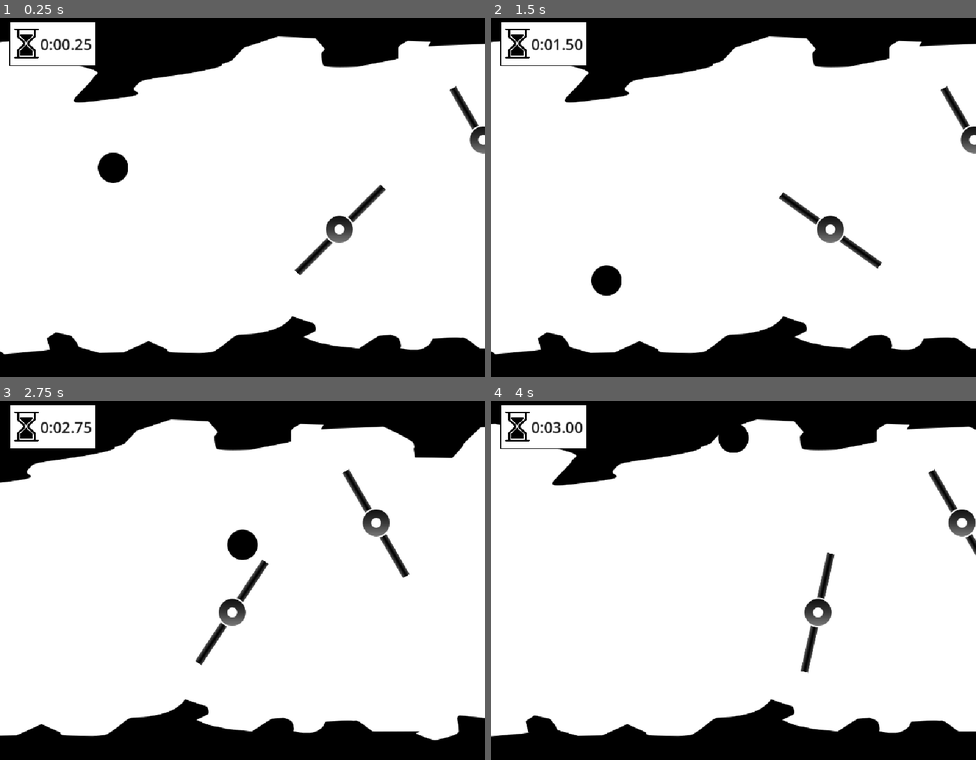
Above: before the commit, frames 1-4 (two rows, left to right).
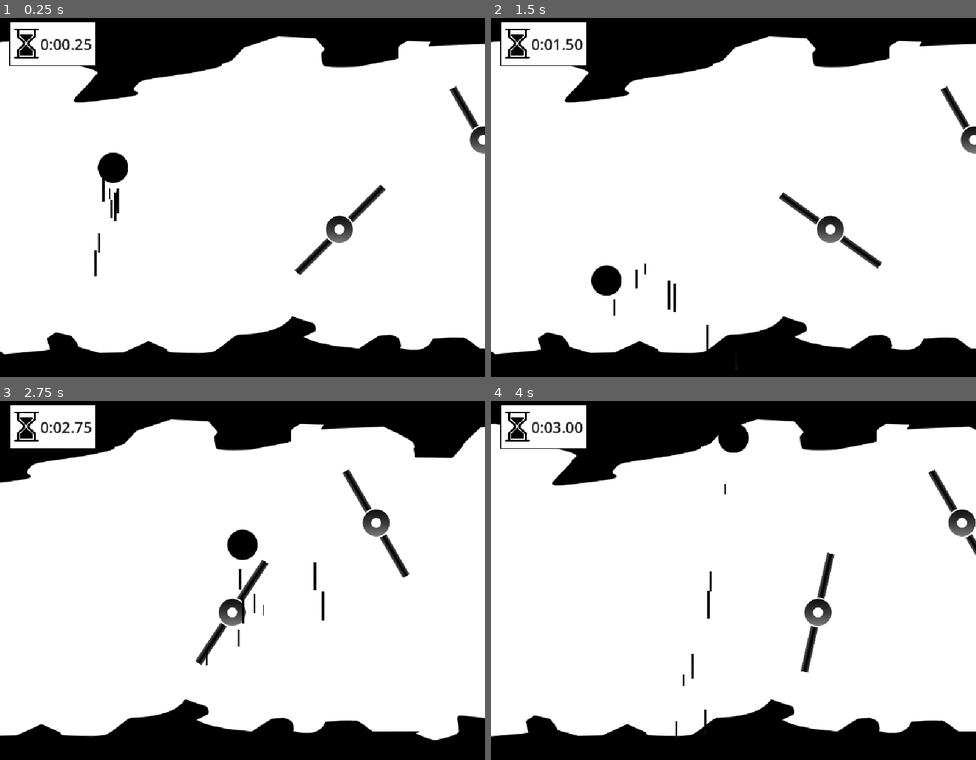
Above: after the commit, the same moments.

Repository: animastralis/trijam-ricochet
Game: Godot game, scene res://assets/world_new.tscn
Same seed, same stepped clock (60 frames per second), same inputs: the game is played once before the commit and once after it.
Inputs (mouse positions are in pixels of both pictures, inside the frame that each line leads up to):
- Up to frame 1 (0.25 s): no input
- Up to frame 2 (1.5 s): move the mouse to (840, 175) at 0.52 s; hold D (boost_right) 0.53-1.28 s; click (840, 175) at 0.67 s; move the mouse to (636, 211) at 1.27 s; hold S (boost_down) from 1.28 s (still down)
- Up to frame 3 (2.75 s): move the mouse to (291, 497) at 2.02 s; release S (boost_down) at 2.03 s; hold D (boost_right) from 2.03 s (still down)
- Up to frame 4 (4 s): move the mouse to (709, 652) at 2.77 s; release D (boost_right) at 2.78 s; hold W (boost_up) 2.78-3.53 s; click (709, 652) at 2.92 s; move the mouse to (879, 634) at 3.52 s; hold A (boost_left) from 3.53 s (still down)

The runs differ from the first frame. In frame 1, 0.2% of the frame differs, in the area x 19-25%, y 44-72%; in frame 2, 0.2%; in frame 3, 0.2%, in the area x 42-67%, y 44-74%; in frame 4, 0.2%.

Commit message:
ball_particle

Diff:
--- a/assets/ball.tscn
+++ b/assets/ball.tscn
@@ -2,6 +2,7 @@
 
 [ext_resource type="Texture2D" uid="uid://dcm54awbim4gu" path="res://assets/Ball.png" id="1_8kf32"]
 [ext_resource type="Script" uid="uid://o74mruit6hk2" path="res://assets/ball.gd" id="1_f8axv"]
+[ext_resource type="Texture2D" uid="uid://rsbt46lkgi4x" path="res://assets/dash_line.png" id="3_l30l0"]
 
 [sub_resource type="PhysicsMaterial" id="PhysicsMaterial_8kf32"]
 bounce = 1.0
@@ -161,6 +162,10 @@
 &"RESET": SubResource("Animation_w4qwd")
 }
 
+[sub_resource type="Curve" id="Curve_l2l23"]
+_data = [Vector2(0, 1), 0.0, 0.0, 0, 0, Vector2(1, 1), 0.0, 0.0, 0, 0]
+point_count = 2
+
 [node name="Ball" type="RigidBody2D" unique_id=1954331888]
 physics_material_override = SubResource("PhysicsMaterial_8kf32")
 lock_rotation = true
@@ -174,3 +179,24 @@
 
 [node name="AnimationPlayer" type="AnimationPlayer" parent="." unique_id=1825227115]
 libraries/ = SubResource("AnimationLibrary_wsu4s")
+
+[node name="CPUParticles2D" type="CPUParticles2D" parent="." unique_id=796261613]
+position = Vector2(0, 65)
+scale = Vector2(1.015, 1.015)
+texture = ExtResource("3_l30l0")
+lifetime = 0.61
+preprocess = 0.67
+explosiveness = 0.13
+draw_order = 1
+emission_shape = 1
+emission_sphere_radius = 32.0
+direction = Vector2(0, 20)
+spread = 4.64
+gravity = Vector2(0, 0)
+initial_velocity_min = 20.0
+initial_velocity_max = 353.81
+linear_accel_max = 20.65
+scale_amount_min = 0.1
+scale_amount_curve = SubResource("Curve_l2l23")
+color = Color(0.06879827, 0.06879828, 0.06879828, 1)
+anim_speed_max = 5.78
Binary file added: assets/dash_line.png
Not shown, added: assets/dash_line.png.import
